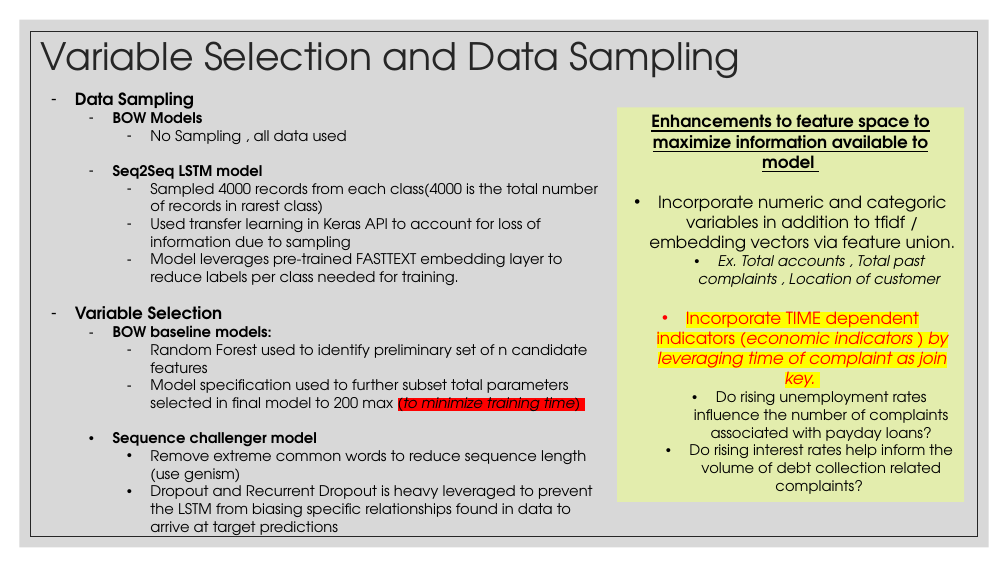
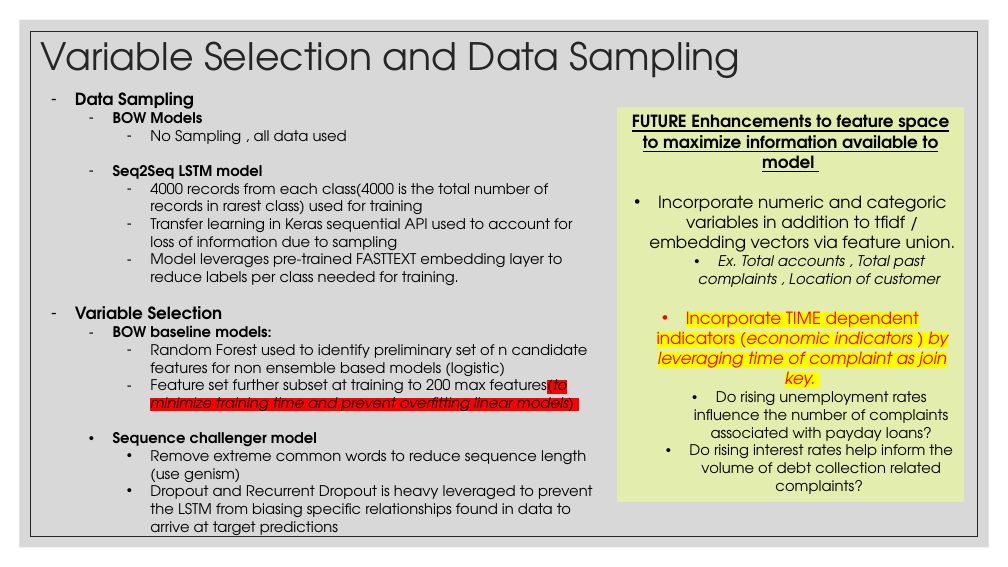
Before and after one commit to zack-carideo/qas4_casestudy, a slide deck: slide 10 of CFPB Complaint Modeling.pptx (slide 9 before the commit). Drawn at 1008x567 pixels with LibreOffice and Linux fonts; fonts in the diff are those of the drawing. Boxes give left, top, right and bottom in pixels: in the first picture for what was removed or moved away, otherwise in the second. Text is boxed around its words. In the diff, an @@ line names an element or a change of style, - is before the commit and + after.

```diff
--- a/CFPB Complaint Modeling.pptx
+++ b/CFPB Complaint Modeling.pptx
@@ text in rectangle at <box>632,114,949,172</box>: text changed @@
-Enhancements to feature space to maximize information available to model
+FUTURE Enhancements to feature space to maximize information available to model
@@ text at <box>150,178,572,254</box>: text changed @@
-    – Sampled 4000 records from each class(4000 is the total number of records in rarest class)
-    – Used transfer learning in Keras API to account for loss of information due to sampling
+    – 4000 records from each class(4000 is the total number of records in rarest class) used for training
+    – Transfer learning in Keras sequential API used to account for loss of information due to sampling
@@ text at <box>150,344,588,416</box>: text changed @@
-    – Random Forest used to identify preliminary set of n candidate features
-    – Model specification used to further subset total parameters selected in final model to 200 max (to minimize training time)
+    – Random Forest used to identify preliminary set of n candidate features for non ensemble based models (logistic)
+    – Feature set further subset at training to 200 max features(to minimize training time and prevent overfitting linear models)
```
Also in this commit, not shown: 14 other slides changed, 1 slide added, 1 slide removed.
